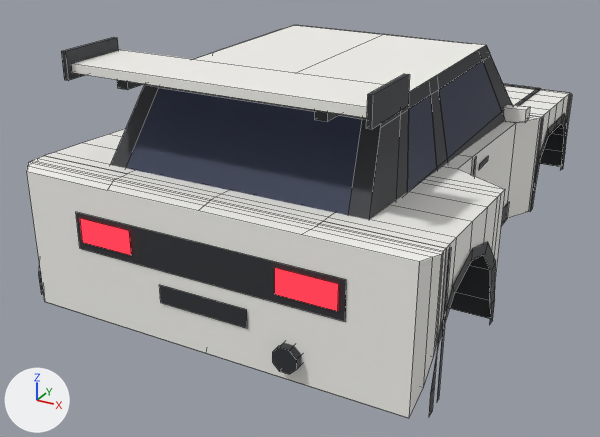
Two versions of the Blender file assets/meshes/kumo/Kumo.blend, one commit apart.
Both versions are drawn from a 50 mm lens placed at (6.63, -14.61, 5.74), pointed at (-0.8, -1.09, -1.02). Lighting does not change. The marker at lower left points along +X, +Y and +Z. The first picture is the older version. Mesh edges are drawn as thin lines.

The first picture shows 'BumperRear', 'Cowl', 'Door_FR', 'Fender_RR', 'Opt_Wing_Rally_Wing', 'Opt_Wing_Rally_WingBlade', 'Pillars', 'RearWindow', 'Roof', 'TailGarnish', 'Underbody', 'Window_FR' and 19 more.
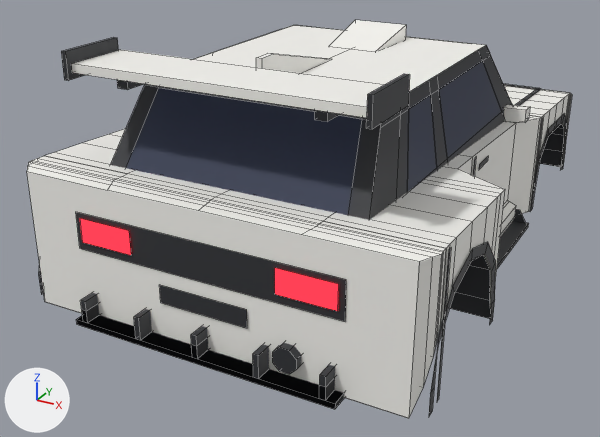
Edits to the bpy script that builds the scene:
```text
Add me_opt_skirts_side_accskirt_r:
    me_opt_skirts_side_accskirt_r.from_pydata([(2.62, 1.78, -1.46), (2.78, 1.78, -1.46), (2.78, -1.78, -1.46), (2.62, -1.78, -1.46), (2.82, 1.78, -1.3), (2.82, -1.78, -1.3), (2.82, 1.78, -1.06), (2.82, -1.78, -1.06), (2.62, 1.78, -0.98), (2.62, -1.78, -0.98)], [], [(0, 1, 2, 3), (1, 4, 5, 2), (4, 6, 7, 5), (6, 8, 9, 7), (8, 6, 4, 1, 0), (3, 2, 5, 7, 9)])
    me_opt_skirts_side_accskirt_r.materials.append(mat_body)  # white #f7f6f1
Add me_opt_roof_fin_accsharkfin:
    me_opt_roof_fin_accsharkfin.from_pydata([(0.05, -3.5, 2.88), (0.05, -3.85, 2.88), (0.05, -3.85, 2.39), (0.05, -1.45, 2.39), (-0.05, -1.45, 2.39), (-0.05, -3.85, 2.39), (-0.05, -3.85, 2.88), (-0.05, -3.5, 2.88)], [], [(0, 1, 2, 3), (4, 5, 6, 7), (6, 1, 0, 7), (7, 0, 3, 4), (5, 2, 1, 6)])
    me_opt_roof_fin_accsharkfin.materials.append(mat_body)  # white #f7f6f1
Add me_opt_roof_scoop_accroofscoop:
    me_opt_roof_scoop_accroofscoop.from_pydata([(-0.48, -0.55, 2.4), (0.48, -0.55, 2.4), (0.55, 0.75, 2.68), (-0.55, 0.75, 2.68), (0.55, 0.75, 2.38), (0.48, -0.55, 2.38), (-0.48, -0.55, 2.38), (-0.55, 0.75, 2.38)], [], [(0, 1, 2, 3), (4, 2, 1, 5), (6, 0, 3, 7)])
    me_opt_roof_scoop_accroofscoop.materials.append(mat_body)  # white #f7f6f1
Add ob_opt_diffuser_race_accdiffuserrace:
    ob_opt_diffuser_race_accdiffuserrace = bpy.data.objects.new('Opt_Diffuser_Race_AccDiffuserRace', me_opt_diffuser_race_accdiffuserrace)  # a box spanning x -2.4..2.4, y -5.89..-4.99, z -1.44..-1.34; a box spanning x -2.25..-2.15, y -5.89..-4.99, z -1.34..-0.94; a box spanning x -1.15..-1.05, y -5.89..-4.99, z -1.34..-0.94; a box spanning x -0.05..0.05, y -5.89..-4.99, z -1.34..-0.94; a box spanning x 1.05..1.15, y -5.89..-4.99, z -1.34..-0.94; a box spanning x 2.15..2.25, y -5.89..-4.99, z -1.34..-0.94; in mat_trim (dark grey #2f3035)
    ob_opt_diffuser_race_accdiffuserrace.location = (0.0, 0.0, 0.0)
Add ob_opt_diffuser_road_accdiffuser:
    ob_opt_diffuser_road_accdiffuser = bpy.data.objects.new('Opt_Diffuser_Road_AccDiffuser', me_opt_diffuser_road_accdiffuser)  # a box spanning x -2.4..2.4, y -5.89..-5.34, z -1.44..-1.34; a box spanning x -2.25..-2.15, y -5.89..-5.34, z -1.34..-1.12; a box spanning x -0.05..0.05, y -5.89..-5.34, z -1.34..-1.12; a box spanning x 2.15..2.25, y -5.89..-5.34, z -1.34..-1.12; in mat_trim (dark grey #2f3035)
    ob_opt_diffuser_road_accdiffuser.location = (0.0, 0.0, 0.0)
Add ob_opt_skirts_blade_accsideblade_r:
    ob_opt_skirts_blade_accsideblade_r = bpy.data.objects.new('Opt_Skirts_Blade_AccSideBlade_R', me_opt_skirts_blade_accsideblade_r)  # 16 vertices, 8 faces; spans x 2.62..3.12, y -1.78..1.78, z -1.48..-1.12; in mat_trim (dark grey #2f3035)
    ob_opt_skirts_blade_accsideblade_r.location = (0.0, 0.0, 0.0)
Add ob_opt_skirts_side_accskirt_r:
    ob_opt_skirts_side_accskirt_r = bpy.data.objects.new('Opt_Skirts_Side_AccSkirt_R', me_opt_skirts_side_accskirt_r)
    ob_opt_skirts_side_accskirt_r.location = (0.0, 0.0, 0.0)
Add ob_opt_roof_fin_accsharkfin:
    ob_opt_roof_fin_accsharkfin = bpy.data.objects.new('Opt_Roof_Fin_AccSharkFin', me_opt_roof_fin_accsharkfin)
    ob_opt_roof_fin_accsharkfin.location = (0.0, 0.0, 0.0)
Add ob_opt_roof_scoop_accroofscoop:
    ob_opt_roof_scoop_accroofscoop = bpy.data.objects.new('Opt_Roof_Scoop_AccRoofScoop', me_opt_roof_scoop_accroofscoop)
    ob_opt_roof_scoop_accroofscoop.location = (0.0, 0.0, 0.0)
```

Pixel boxes [x1, y1, x2, y2] of what changed, in the pictures (600 x 437 px):
'Opt_Diffuser_Race_AccDiffuserRace', added
    after: [76, 293, 344, 409]
'Opt_Diffuser_Road_AccDiffuser', added
    after: [77, 304, 344, 405]
'Opt_Roof_Scoop_AccRoofScoop', added
    after: [329, 20, 406, 51]
'Opt_Roof_Fin_AccSharkFin', added
    after: [256, 53, 330, 73]
'Opt_Skirts_Blade_AccSideBlade_R', added
    after: [497, 209, 529, 269]
'Opt_Skirts_Side_AccSkirt_R', added
    after: [500, 201, 516, 237]
